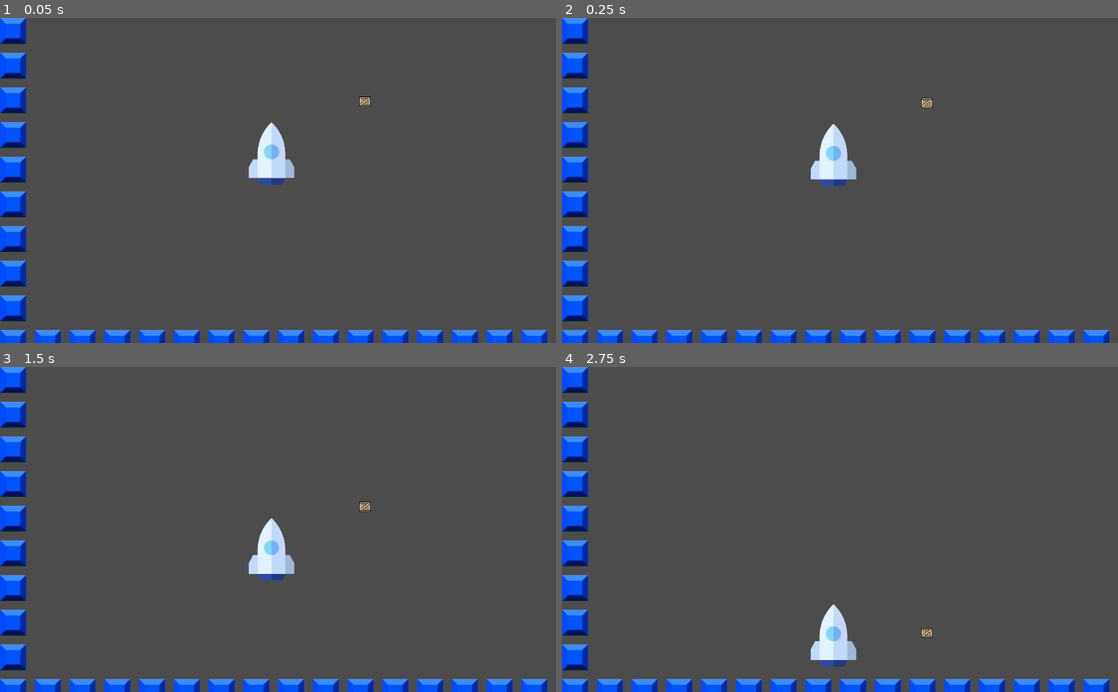
Above: before the commit, frames 1-4 (two rows, left to right).
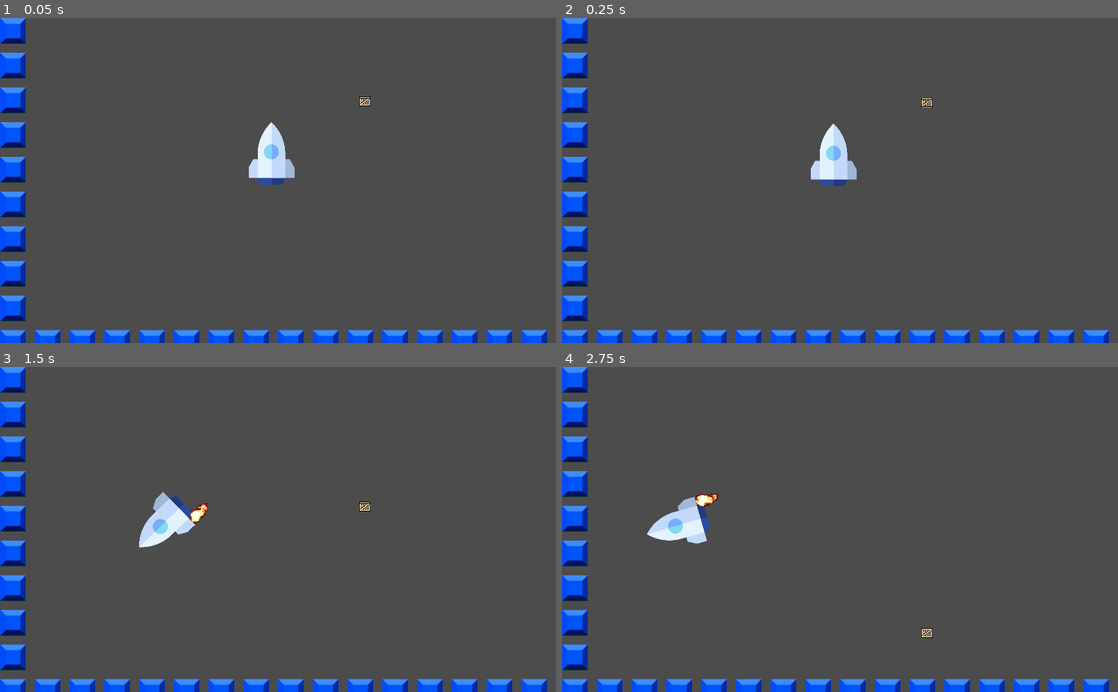
Above: after the commit, the same moments.

Repository: paul-asvb/raekaetae
Game: Godot game, scene res://src/levels/TestLevel.tscn
The game is run twice, just before and just after one commit, with the same random seed, the same clock (stepped at 60 frames per second) and the same inputs. Before the commit the project has no main scene; this scene is started directly in both runs.
Inputs:
- Up to frame 1 (0.05 s): no input
- Up to frame 2 (0.25 s): no input
- Up to frame 3 (1.5 s): hold Right (move_right, bound only after the commit) 0.53-1.28 s; hold A (move_left, bound only after the commit) from 1.28 s (still down)
- Up to frame 4 (2.75 s): release A (move_left, bound only after the commit) at 2.03 s; hold Right (move_right, bound only after the commit) from 2.03 s (still down)

The runs differ from the first frame. In frame 1, 0.3% of the frame differs, in the area x 0-99%, y 0-100%; in frame 2, 0.3%; in frame 3, 2.3%; in frame 4, 2.3%.

Commit message:
test web build

Diff:
--- a/project.godot
+++ b/project.godot
@@ -17,3 +17,38 @@
 _global_script_class_icons={
 "Actor": ""
 }
+
+[application]
+
+config/name="Räkäte"
+run/main_scene="res://src/levels/TestLevel.tscn"
+config/icon="res://assets/rakete.png"
+
+[display]
+
+window/stretch/mode="2d"
+window/stretch/aspect="keep"
+
+[input]
+
+move_left={
+"deadzone": 0.5,
+"events": [ Object(InputEventKey,"resource_local_to_scene":false,"resource_name":"","device":0,"alt":false,"shift":false,"control":false,"meta":false,"command":false,"pressed":false,"scancode":65,"unicode":0,"echo":false,"script":null)
+, Object(InputEventKey,"resource_local_to_scene":false,"resource_name":"","device":0,"alt":false,"shift":false,"control":false,"meta":false,"command":false,"pressed":false,"scancode":16777231,"unicode":0,"echo":false,"script":null)
+ ]
+}
+move_right={
+"deadzone": 0.5,
+"events": [ Object(InputEventKey,"resource_local_to_scene":false,"resource_name":"","device":0,"alt":false,"shift":false,"control":false,"meta":false,"command":false,"pressed":false,"scancode":16777233,"unicode":0,"echo":false,"script":null)
+, Object(InputEventKey,"resource_local_to_scene":false,"resource_name":"","device":0,"alt":false,"shift":false,"control":false,"meta":false,"command":false,"pressed":false,"scancode":68,"unicode":0,"echo":false,"script":null)
+ ]
+}
+
+[layer_names]
+
+2d_physics/layer_1="player"
+2d_physics/layer_2="world"
+
+[rendering]
+
+environment/default_environment="res://default_env.tres"
Not shown, changed: export_presets.cfg
Not shown, changed: .github/workflows/godot-ci.yml
Not shown, changed: README.md
